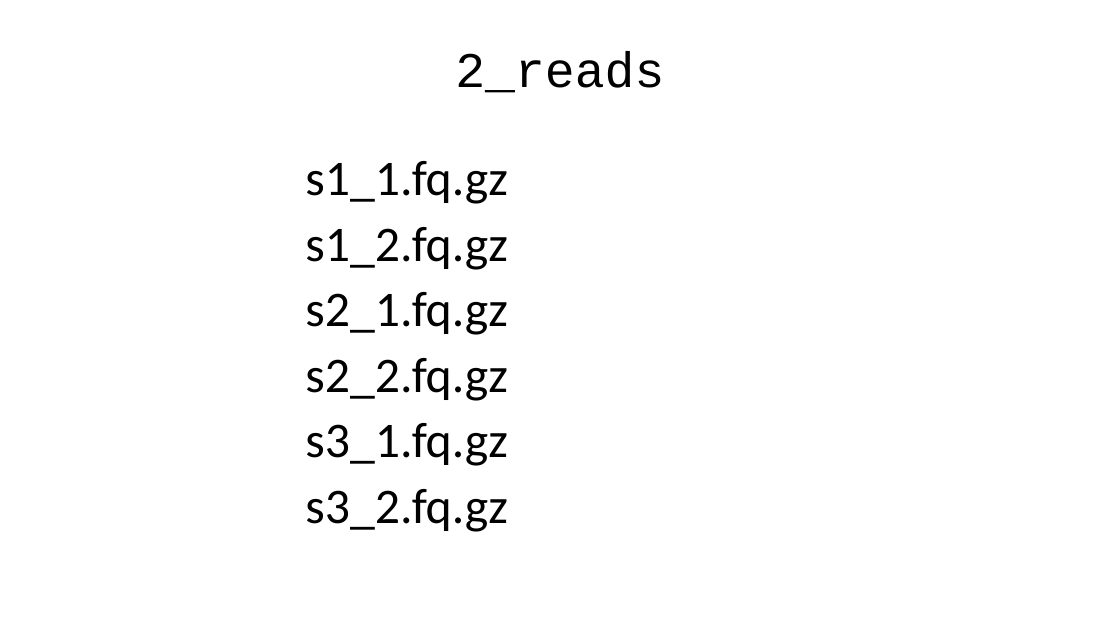
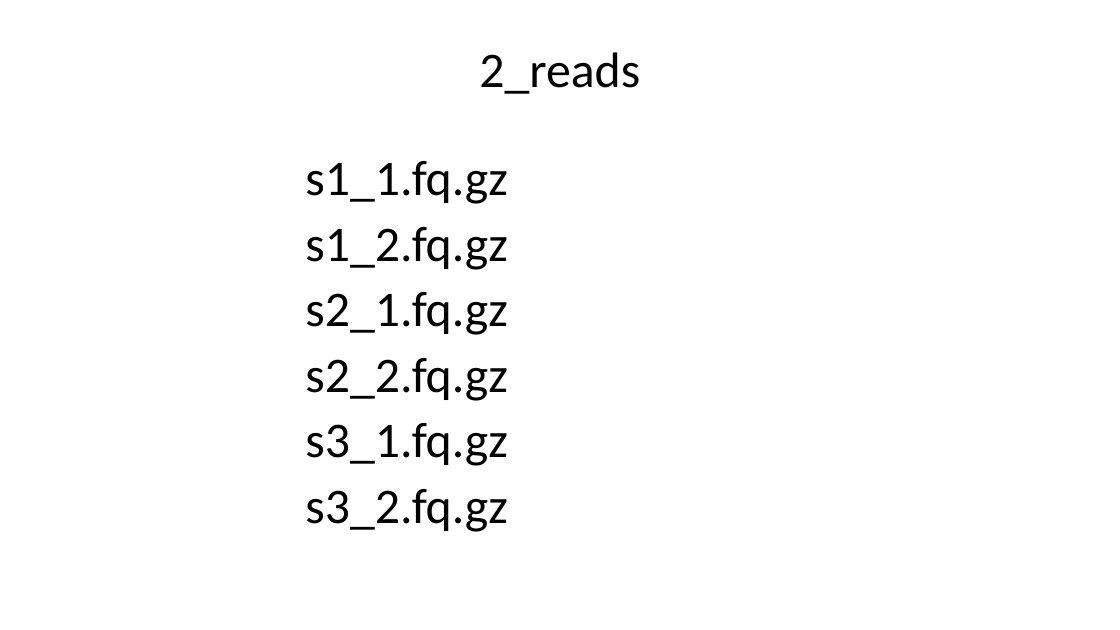
Before and after one commit to liu3zhenlab/teaching, a slide deck: slide 13 of PLPTH813Bioinformatis/2025/2_lab/lab09_tree.pptx (slide 12 before the commit). Drawn at 1120x630 pixels with LibreOffice and Linux fonts; fonts in the diff are those of the drawing. Boxes give left, top, right and bottom in pixels: in the first picture for what was removed or moved away, otherwise in the second. Text is boxed around its words. In the diff, an @@ line names an element or a change of style, - is before the commit and + after.

```diff
--- a/PLPTH813Bioinformatis/2025/2_lab/lab09_tree.pptx
+++ b/PLPTH813Bioinformatis/2025/2_lab/lab09_tree.pptx
@@ title "2_reads" at bbox=[479, 52, 640, 94]: font Courier New to Calibri @@
```
Also in this commit, not shown: 8 other slides changed, 1 slide added, 3 other files.
